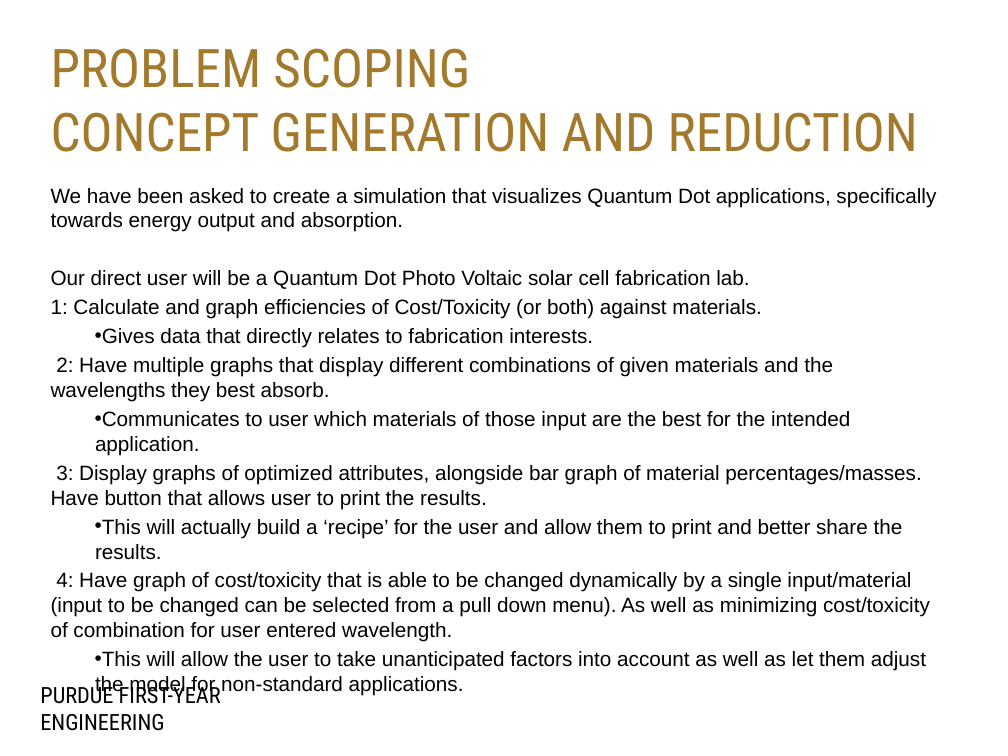
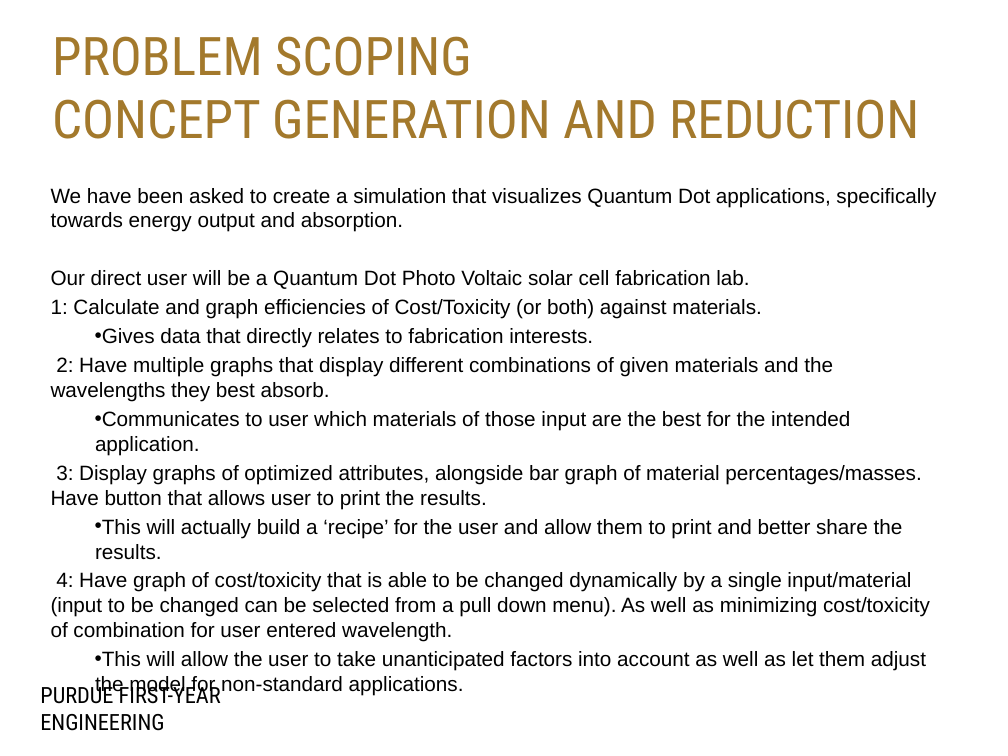
Before and after one commit to apk24/engr132-sp15-38-13, a slide deck: slide 2 of Project Files/PDR_sec038team13.pptx. Drawn at 1008x756 pixels with LibreOffice and Linux fonts; fonts in the diff are those of the drawing; background and template pictures are left out. Boxes give left, top, right and bottom in pixels: in the first picture for what was removed or moved away, otherwise in the second. Text is boxed around its words. In the diff, an @@ line names an element or a change of style, - is before the commit and + after.

```diff
--- a/Project Files/PDR_sec038team13.pptx
+++ b/Project Files/PDR_sec038team13.pptx
@@ title "PROBLEM SCOPING CONCEPT GENERATION AND ...": place and size @@
-title "PROBLEM SCOPING CONCEPT GENERATION AND ..." at (51, 48, 918, 152)
+title "PROBLEM SCOPING CONCEPT GENERATION AND ..." at (52, 36, 919, 139)
```
Also in this commit, not shown: 4 other slides changed, 2 other files.
